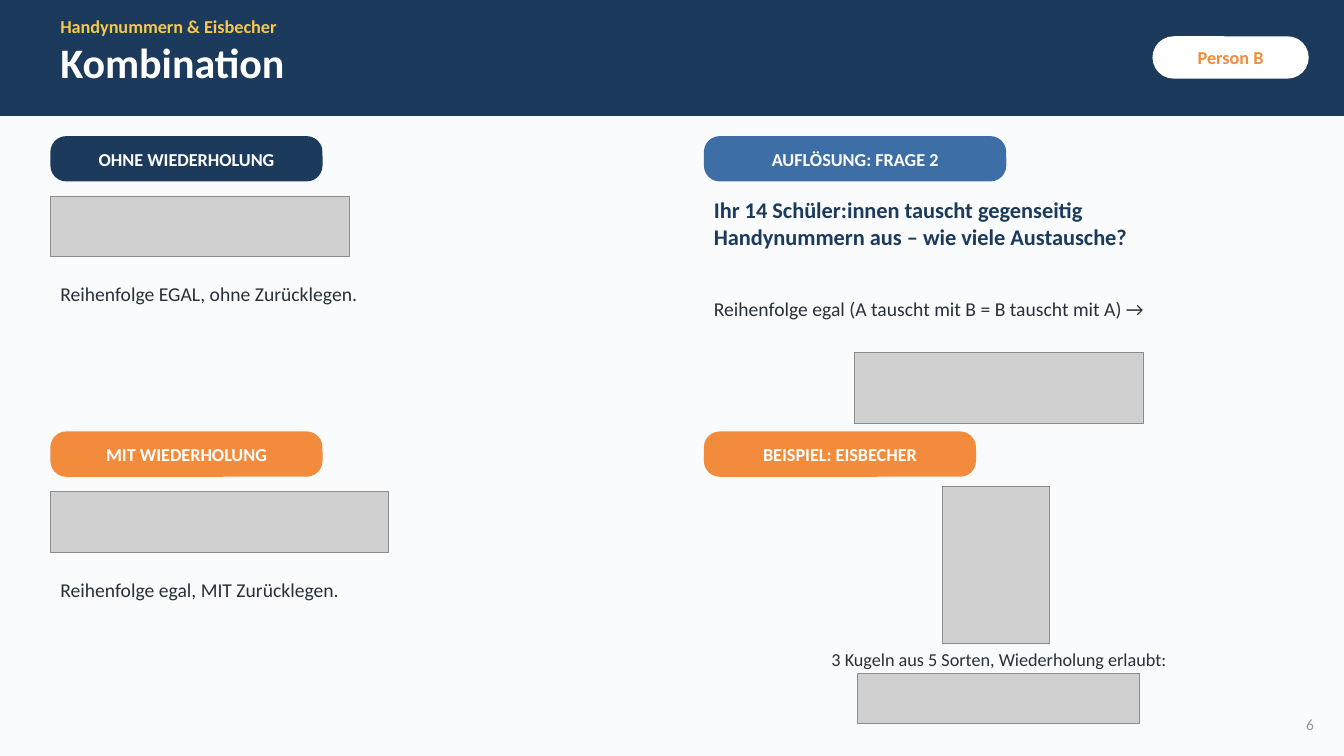
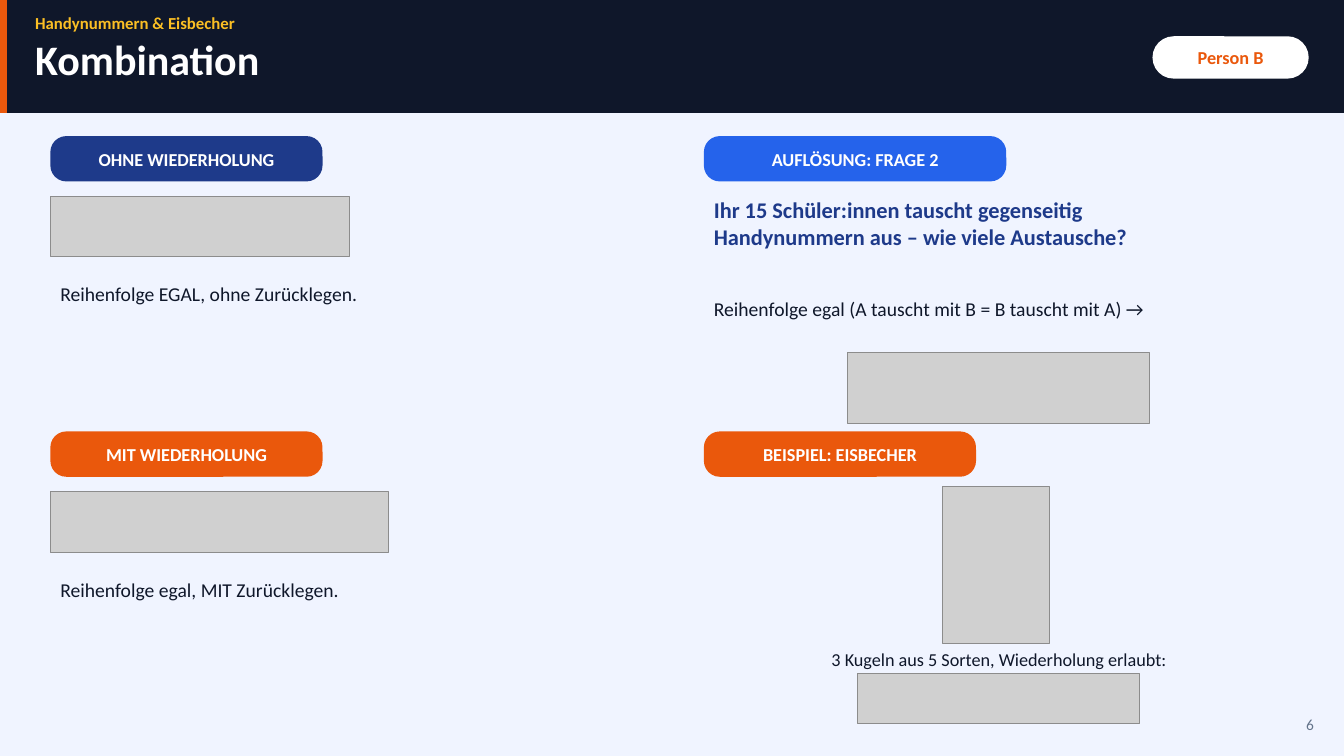
Before and after one commit to simonschick240308-hash/stuff4staff-upgrade, a slide deck: slide 6 of kombinatorik-praesentation/kombinatorik_praesentation.pptx. Drawn at 1344x756 pixels with LibreOffice and Linux fonts; fonts in the diff are those of the drawing; grey boxes stand for pictures. Boxes give left, top, right and bottom in pixels: in the first picture for what was removed or moved away, otherwise in the second. Text is boxed around its words. In the diff, an @@ line names an element or a change of style, - is before the commit and + after.

```diff
--- a/kombinatorik-praesentation/kombinatorik_praesentation.pptx
+++ b/kombinatorik-praesentation/kombinatorik_praesentation.pptx
@@ background #FAFBFC to #F0F4FF @@
@@ rectangle at (x1=0, y1=0, x2=1344, y2=113): fill #1B3A5C to #0F172A @@
@@ rectangle added at (x1=0, y1=0, x2=7, y2=113), fill #EA580C @@
@@ text "Handynummern & Eisbecher" moved from (x1=60, y1=20, x2=284, y2=79) to (x1=35, y1=17, x2=259, y2=76) @@
@@ text at (x1=35, y1=17, x2=235, y2=32): size 13 to 12 pt, text colour #F6C84C to #FBBF24 in "Handynummern & Eisbecher" @@
@@ rounded rectangle "Person B" at (x1=1152, y1=36, x2=1309, y2=79): text colour #F28C3C to #EA580C @@
@@ rounded rectangle "OHNE WIEDERHOLUNG" at (x1=50, y1=136, x2=323, y2=181): fill #1B3A5C to #1E3A8A @@
@@ rounded rectangle "AUFLÖSUNG: FRAGE 2" at (x1=704, y1=136, x2=1006, y2=181): fill #3D6EA5 to #2563EB @@
@@ text at (x1=714, y1=202, x2=1082, y2=222): text changed; text colour #1B3A5C to #1E3A8A @@
-Ihr 14 Schüler:innen tauscht gegenseitig
+Ihr 15 Schüler:innen tauscht gegenseitig
@@ text at (x1=714, y1=229, x2=1126, y2=249): text colour #1B3A5C to #1E3A8A in "Handynummern aus – wie viele Austausche?" @@
@@ picture resized from (x1=855, y1=353, x2=1144, y2=423) to (x1=848, y1=353, x2=1149, y2=423) @@
@@ rounded rectangle "MIT WIEDERHOLUNG" at (x1=50, y1=432, x2=323, y2=477): fill #F28C3C to #EA580C @@
@@ rounded rectangle "BEISPIEL: EISBECHER" at (x1=704, y1=432, x2=976, y2=477): fill #F28C3C to #EA580C @@
@@ text colour #27303A to #0F172A in 4 elements at (x1=60, y1=287, x2=357, y2=305), (x1=714, y1=302, x2=1121, y2=320), (x1=60, y1=583, x2=338, y2=601), (x1=831, y1=653, x2=1166, y2=669) @@
@@ text "6" at (x1=1306, y1=719, x2=1314, y2=730): text colour #8A96A6 to #64748B @@
```
Also in this commit, not shown: 17 other slides changed, 6 other files.
